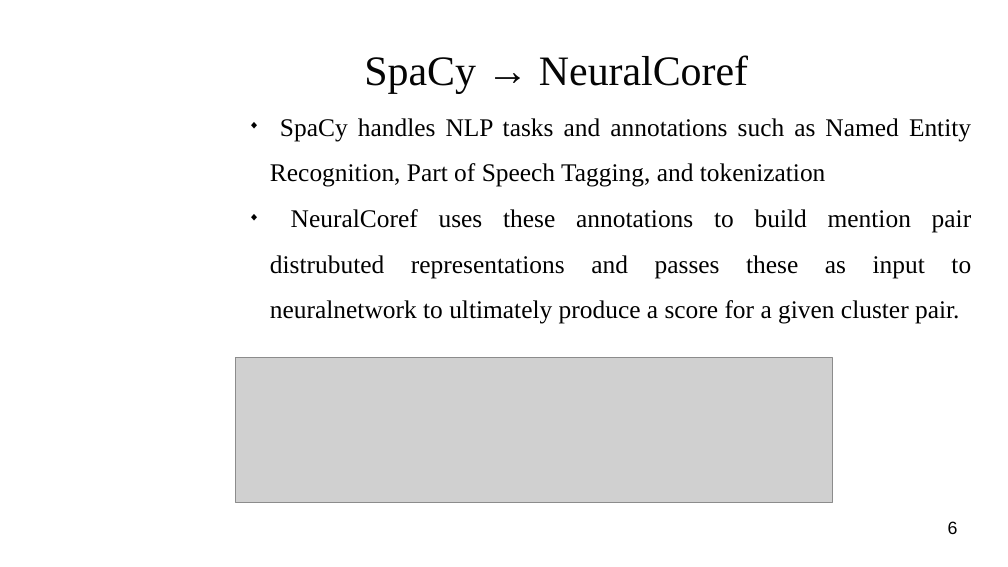
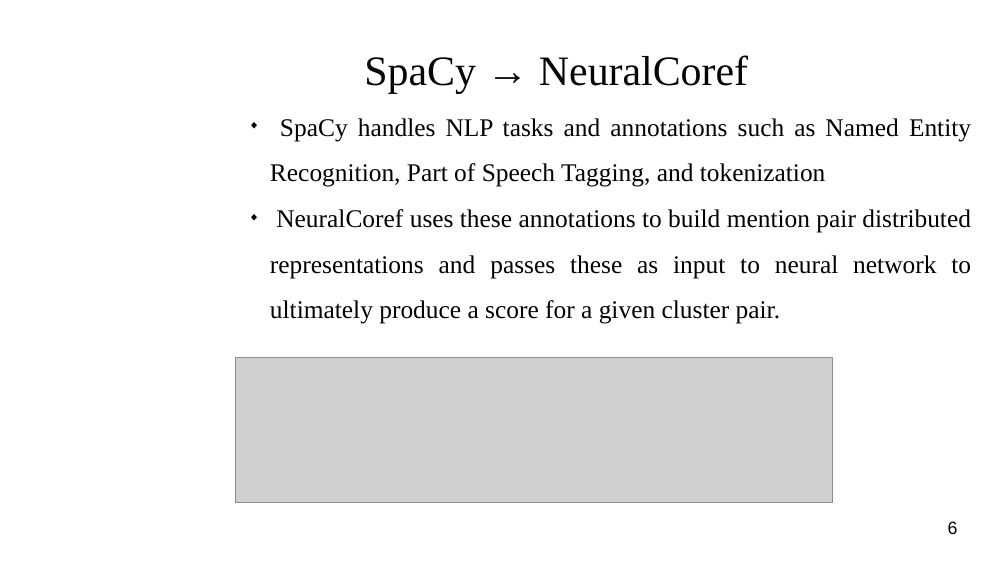
Before and after one commit to masonedmison/coref, a slide deck: slide 6 of documentation/presentation/cs710_presentation.odp. Drawn at 1008x567 pixels with LibreOffice and Linux fonts; fonts in the diff are those of the drawing; grey boxes stand for pictures; background and template pictures are left out. Boxes give left, top, right and bottom in pixels: in the first picture for what was removed or moved away, otherwise in the second. Text is boxed around its words. In the diff, an @@ line names an element or a change of style, - is before the commit and + after.

```diff
--- a/documentation/presentation/cs710_presentation.odp
+++ b/documentation/presentation/cs710_presentation.odp
@@ subtitle at (270, 209, 971, 324): text changed @@
-◆ NeuralCoref uses these annotations to build mention pair distrubuted representations and passes these as input to neuralnetwork to ultimately produce a score for a given cluster pair.
+◆ NeuralCoref uses these annotations to build mention pair distributed representations and passes these as input to neural network to ultimately produce a score for a given cluster pair.
```
Also in this commit, not shown: 5 other slides changed, 1 slide added, 2 slides removed, 9 other files.
